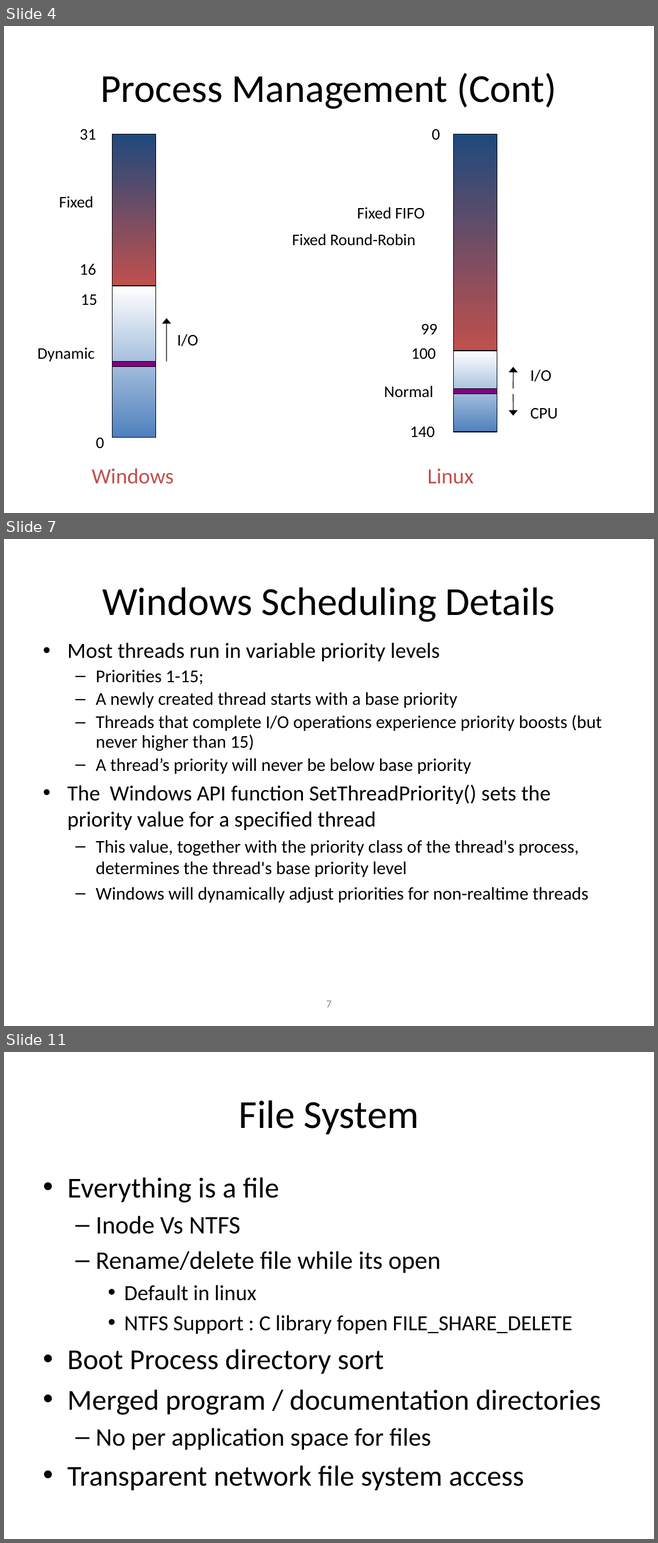
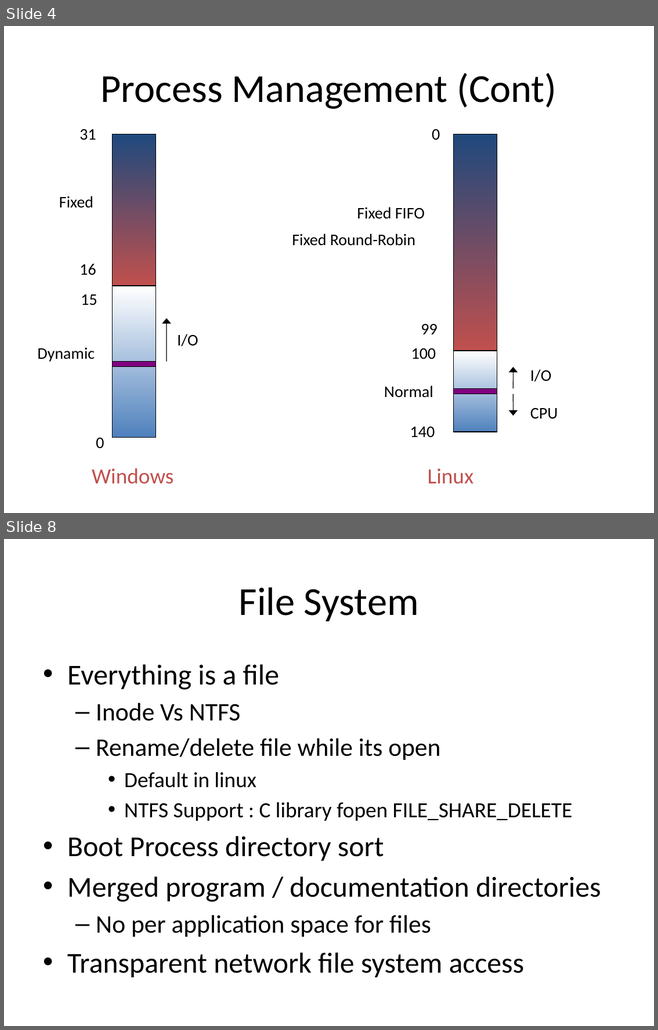
Before and after one commit to shyamrajendran/OS_MPS, a slide deck: 4th_credit/shyam.pptx. Shown one above the other, each under a label of ours: slides 4, 7 and 11 before the commit, slides 4 and 8 after it; the slides between them are not shown. The pictures are 658x1543 and 658x1030 pixels, drawn with LibreOffice and Linux fonts; fonts in the diff are those of the drawing. Boxes give left, top, right and bottom in pixels: in the first picture for what was removed or moved away, otherwise in the second. Text is boxed around its words. In the diff, an @@ line names an element or a change of style, - is before the commit and + after.

```diff
--- a/4th_credit/shyam.pptx
+++ b/4th_credit/shyam.pptx
@@ slide 7 removed at (4, 539, 654, 1026), background #FFFFFF @@
@@ title removed at (102, 587, 555, 622) @@
-Windows Scheduling Details
@@ text removed at (67, 643, 602, 903) @@
-• Most threads run in variable priority levels
-  – Priorities 1-15;
-  – A newly created thread starts with a base priority
-  – Threads that complete I/O operations experience priority boosts (but never higher than 15)
-  – A thread’s priority will never be below base priority
-• The Windows API function SetThreadPriority() sets the priority value for a specified thread
-  – This value, together with the priority class of the thread's process, determines the thread's base priority level
-  – Windows will dynamically adjust priorities for non-realtime threads
@@ page number removed at (326, 1001, 331, 1008) @@
-7
@@ what was slide 11 is now slide 8 @@
```
Also in this commit, not shown: 3 slides changed, 2 other slides removed.
